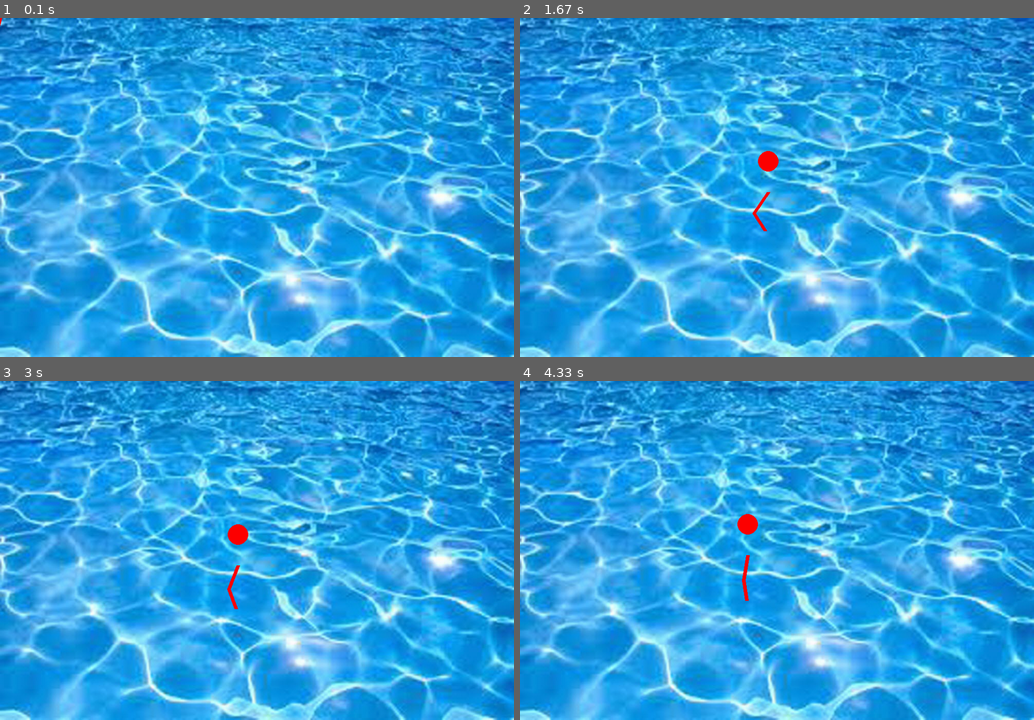
Above: before the commit, frames 1-4 (two rows, left to right).
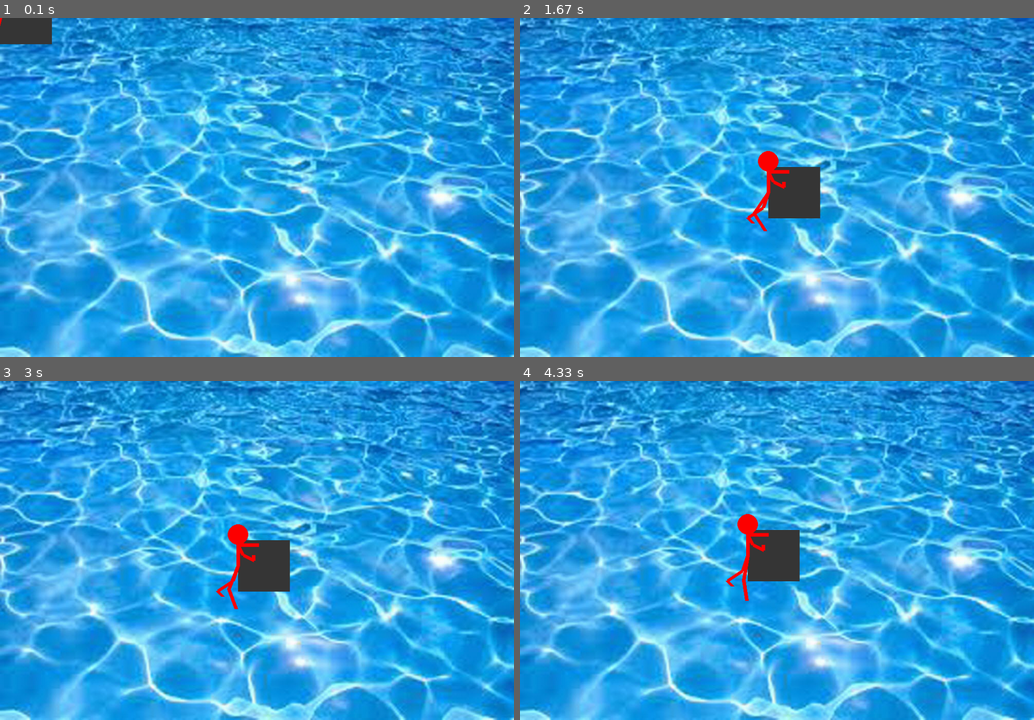
Above: after the commit, the same moments.

Repository: latuszek-piotr/gimnazjum-pygame
Game: pygame game, started from ludzik_dawida.py
Same seed, same stepped clock (60 frames per second), same inputs: the game is played once before the commit and once after it. The source is Python 2; it was converted automatically to run under Python 3.
Inputs (mouse positions are in pixels of both pictures, inside the frame that each line leads up to):
- Up to frame 1 (0.1 s): no input
- Up to frame 2 (1.67 s): hold Right 0.33-0.8 s; move the mouse to (756, 201) at 0.37 s; hold Up 0.83-1.33 s; hold Right from 1.37 s (still down)
- Up to frame 3 (3 s): release Right at 1.97 s; hold Left 2-2.65 s; hold Down from 2.68 s (still down)
- Up to frame 4 (4.33 s): release Down at 3.37 s; hold Left 3.4-4.1 s; hold Up from 4.13 s (still down)

The runs differ from the first frame. In frame 1, 0.8% of the frame differs, in the area x 0-11%, y 0-8%; in frame 2, 1.6%, in the area x 44-59%, y 43-61%; in frame 3, 1.6%; in frame 4, 1.6%.

Commit message:
funkcja rysowania sal

Diff:
--- a/ludzik_dawida.py
+++ b/ludzik_dawida.py
@@ -3,7 +3,7 @@
 from pygame.locals import QUIT
 import time
 import math
-
+import sale
 
 ostatnio_x = 0
 ostatnio_y = 0
@@ -41,20 +41,20 @@
     grubosc=7
     kolor_ludka = red
     draw_glowa_ludka(screen, x, y, kolor_ludka)
-    # points=[(x-30,y+60), (x-40,y+50), (x-10, y+30), (x,y), (x, y-40), (x+10, y-20), (x+30, y-10), (x+30, y-20)]
-    # pygame.draw.lines(screen, kolor_ludka,  False, points, grubosc)
+    points=[(x-30,y+60), (x-40,y+50), (x-10, y+30), (x,y), (x, y-40), (x+10, y-20), (x+30, y-10), (x+30, y-20)]
+    pygame.draw.lines(screen, kolor_ludka,  False, points, grubosc)
 
     kat_zgiecia_uda = kat
     if (kat_zgiecia_uda > 120) or (kat_zgiecia_uda < 60):
         kierunek = kierunek * -1
     kat_zgiecia_uda = kat + (3 * kierunek)
 
-    # draw_noga_prawa(screen, x, y, kolor_ludka, grubosc, kat_zgiecia_uda, dlugosc_uda = 50)
+    draw_noga_prawa(screen, x, y, kolor_ludka, grubosc, kat_zgiecia_uda, dlugosc_uda = 50)
     miednica = (x, y)
     kolano = draw_udo_prawe(screen, miednica, kolor_ludka, grubosc, kat_zgiecia_uda, dlugosc=50)
     pieta = draw_lydka_prawa(screen, kolano, kolor_ludka, grubosc, 90+(90-kat_zgiecia_uda), dlugosc=40)
     kat = kat_zgiecia_uda
-    # draw_reka_prawa(screen, x, y, kolor_ludka, grubosc)
+    draw_reka_prawa(screen, x, y, kolor_ludka, grubosc)
 
     # pygame.draw.circle(screen, kolor_ludka, (x+40,y-40), 10, 10)
 
@@ -103,6 +103,7 @@
             x, y = pobierz_wspolrzedne(event, ostatnio_x, ostatnio_y)
             screen.blit(grafika_wody, (0, 0))
 
+            sale.draw_sale(screen,x,y)
             # draw_figure(event, screen, x, y)
             draw_ludek(screen, x, y)
             ostatnio_x, ostatnio_y = x, y
--- /dev/null
+++ b/sale.py
@@ -0,0 +1,7 @@
+import pygame
+
+def draw_sale(screen, x, y):
+    points=[(x,y),(x+100,y)]
+    grubosc= 100
+    kolor_ludka = (55,55,55)
+    pygame.draw.lines(screen, kolor_ludka,  False, points, grubosc)
